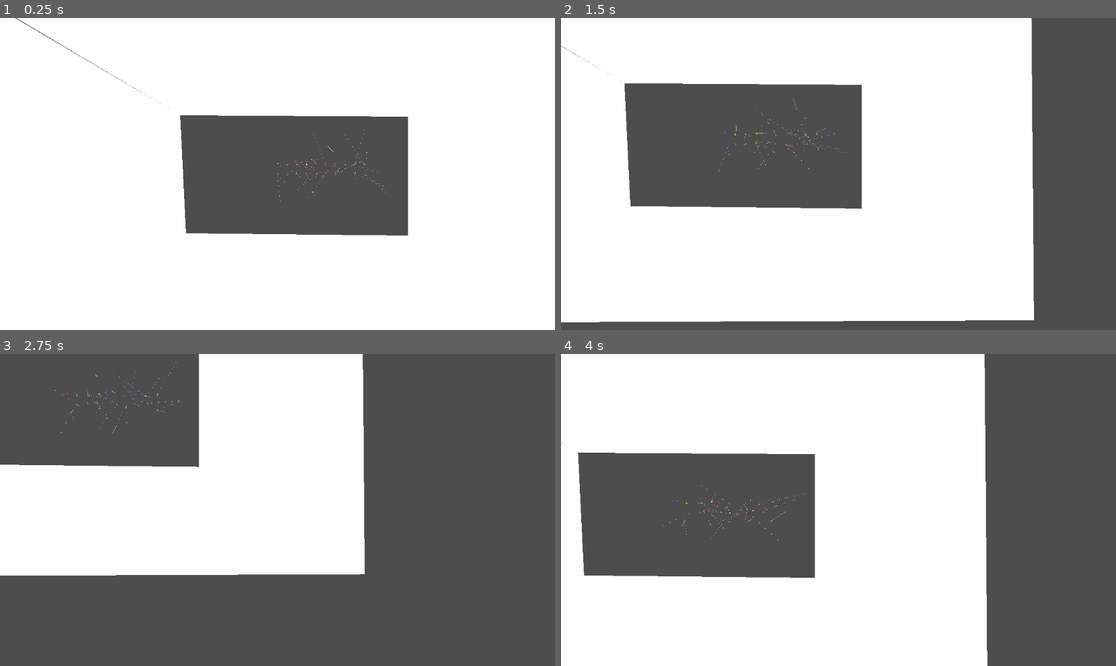
Above: before the commit, frames 1-4 (two rows, left to right).
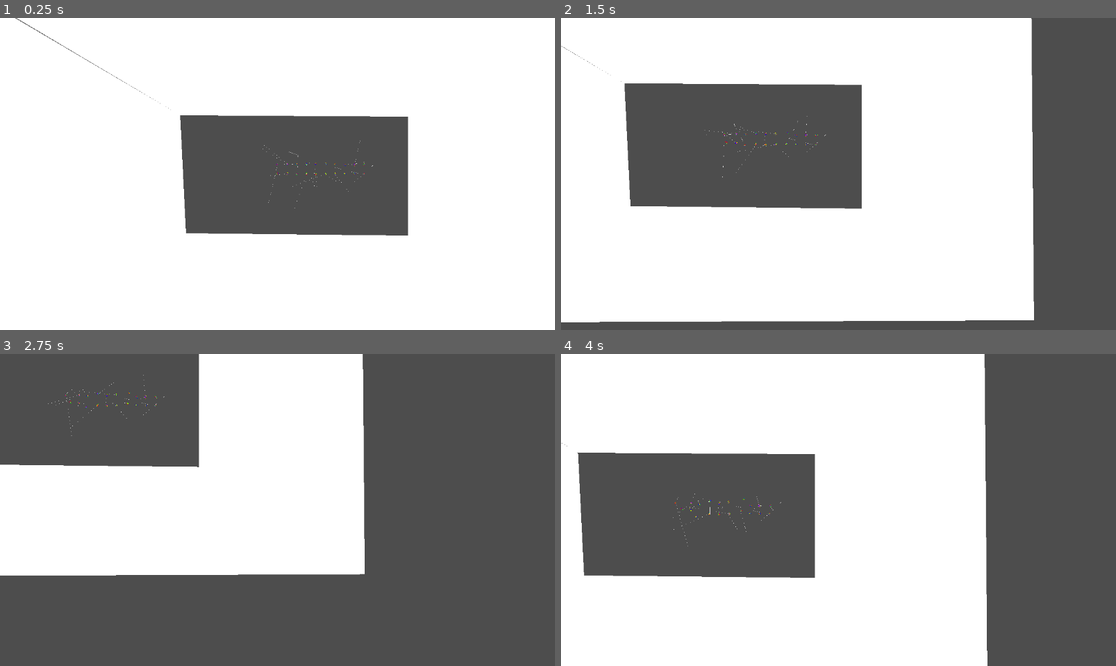
Above: after the commit, the same moments.

Repository: 06gusmog/EVOLUTIONATOR-4000
Game: Godot game, scene res://Misc/world.tscn
Same seed, same stepped clock (60 frames per second), same inputs: the game is played once before the commit and once after it.
Inputs (mouse positions are in pixels of both pictures, inside the frame that each line leads up to):
- Up to frame 1 (0.25 s): no input
- Up to frame 2 (1.5 s): move the mouse to (960, 158) at 0.52 s; hold Right (right) 0.53-1.28 s; click (960, 158) at 0.6 s; move the mouse to (727, 189) at 1.27 s; hold Down (down) from 1.28 s (still down); tap Shift (zoom_in) at 1.35 s
- Up to frame 3 (2.75 s): move the mouse to (333, 441) at 2.02 s; release Down (down) at 2.03 s; hold Right (right) from 2.03 s (still down); tap Ctrl (zoom_out) at 2.1 s
- Up to frame 4 (4 s): move the mouse to (810, 572) at 2.77 s; release Right (right) at 2.78 s; hold Up (up) 2.78-3.53 s; click (810, 572) at 2.85 s; move the mouse to (1005, 556) at 3.52 s; hold Left (left) from 3.53 s (still down); tap Shift (zoom_in) at 3.6 s

The runs differ from the first frame. In frame 1, 0.1% of the frame differs, in the area x 47-70%, y 35-62%; in frame 2, 0.2%; in frame 3, 0.1%; in frame 4, 0.2%, in the area x 18-45%, y 42-62%.

Commit message:
Fix goof

Diff:
--- a/Godot/Misc/SimulationHandler.gd
+++ b/Godot/Misc/SimulationHandler.gd
@@ -37,19 +37,26 @@
 	var DNA = []
 	var cell_positions = []
 	for cell in range(size):
-		var RNA = {}
-		RNA['Type'] = cell_types[rng.randi() % len(cell_types)]
-		cell_positions.append(select_cell_position(cell_positions))
-		RNA['Position'] = cell_positions[-1]
-		RNA['Connections'] = []
-		for x in range(int(ceil(8.8/((rng.randi() % 10) + 2.2)))): # Selects a weighted number between 1 and 4
-			var connection = rng.randi() % (size-1)
-			if connection >= len(cell_positions):
-				connection += 1
-			RNA['Connections'].append(str(connection))
-		RNA['Special Sauce'] = generate_special_sauce(special_sauce_length)
+		var random_RNA_return = generate_random_RNA(cell_positions, size)
+		var RNA = random_RNA_return[0]
+		#This way of updating cell_positions feels a bit goofy, but i think it's fine?
+		cell_positions = random_RNA_return[1]
 		DNA.append(RNA)
 	return DNA
+
+func generate_random_RNA(cell_positions: Array, creature_size):
+	var RNA = {}
+	RNA['Type'] = cell_types[rng.randi() % len(cell_types)] #Would it be slower to use randi_range() instead?
+	cell_positions.append(select_cell_position(cell_positions))
+	RNA['Position'] = cell_positions[-1]
+	RNA['Connections'] = []
+	for x in range(int(ceil(7.5/(0.4 * (rng.randi() % 10) + 1.25) - 2))): # Selects a weighted number between 0 and 4
+		var connection = rng.randi() % (creature_size-1)
+		if connection >= len(cell_positions):
+			connection += 1
+		RNA['Connections'].append(str(connection))
+	RNA['Special Sauce'] = generate_special_sauce(special_sauce_length)
+	return [RNA, cell_positions]
 
 func select_cell_position(established_positions : Array):
 	var cell_position = Vector2(0,0)
